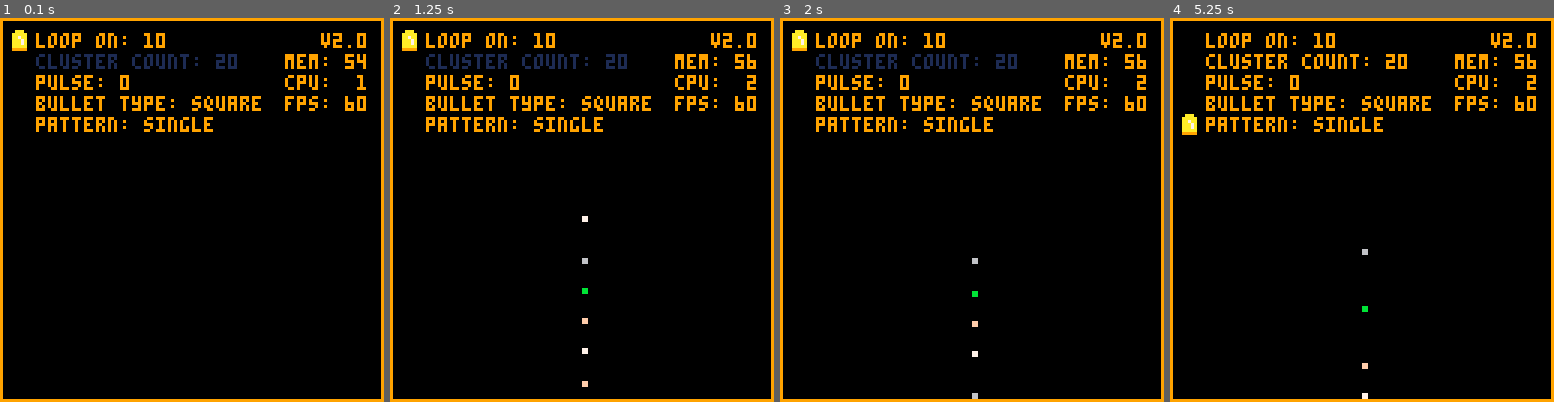
Above: before the commit, frames 1-4 (left to right).
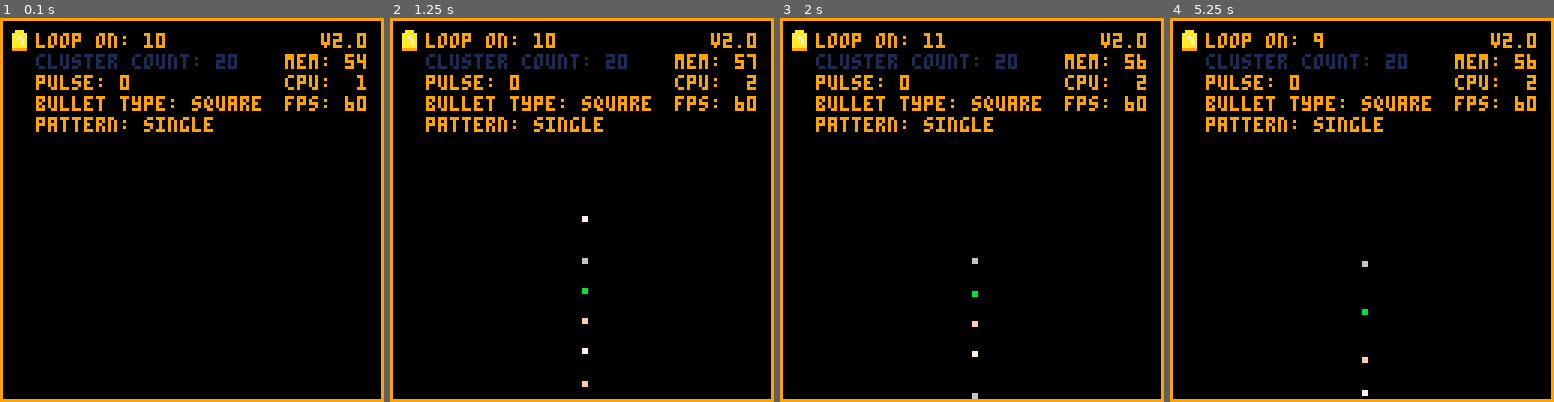
Above: after the commit, the same moments.

Repository: rustybailey/bullet_pattern_tester
Game: PICO-8 cartridge bullet_pattern_tester.p8
Same seed, same stepped clock (60 frames per second), same inputs: the game is played once before the commit and once after it.
Inputs:
- Up to frame 1 (0.1 s): no input
- Up to frame 2 (1.25 s): tap X (X key) at 0.33, 1.07 s; tap O (Z key) at 0.7 s
- Up to frame 3 (2 s): hold Right from 1.6 s (still down); tap O (Z key) at 1.7 s; tap X (X key) at 1.85 s
- Up to frame 4 (5.25 s): release Right at 2.1 s; tap O (Z key) every 0.4 s from 2.1 to 4.9 s; hold Up 2.15-2.42 s; hold Right 2.47-3.03 s; tap X (X key) at 2.97, 4.08, 5.2 s; hold Left 3.08-3.58 s; hold Down 3.63-3.97 s; hold Right 4.02-4.68 s; hold Up 4.73-5.03 s; hold Left from 5.08 s (still down)

Frame 1 is identical in both runs. In frame 2, less than 0.1% of the frame differs, in the area x 92-96%, y 9-14%; in frame 3, less than 0.1%; in frame 4, 1.5%, in the area x 3-62%, y 3-100%.

Commit message:
Init menu values.

Diff:
--- a/bullet_pattern_tester.p8
+++ b/bullet_pattern_tester.p8
@@ -89,9 +89,9 @@
 }
 
 menu = {
-  current_selection = 1,
   x = 4,
   y = 5,
+  current_selection = 1,
   btn_was_pressed_times = 0,
   menu_items = {
     {
@@ -198,6 +198,11 @@
       end
     },
   },
+  init = function(self)
+    self.current_selection = 1
+    self.btn_was_pressed_times = 0
+    self.menu_items[2].disabled = true
+  end,
   update = function(self)
     -- menu controls could have been handled by native btnp,
     -- but i didn't like how slow it was when you held down
@@ -296,6 +301,8 @@
   colors_light_to_dark = {10,7,15,11,6,9,12,14,13,3,8,4,5,2,1}
   current_bullet_type = 1
   show_ui = true
+
+  menu:init()
 end
 
 function _update60()
